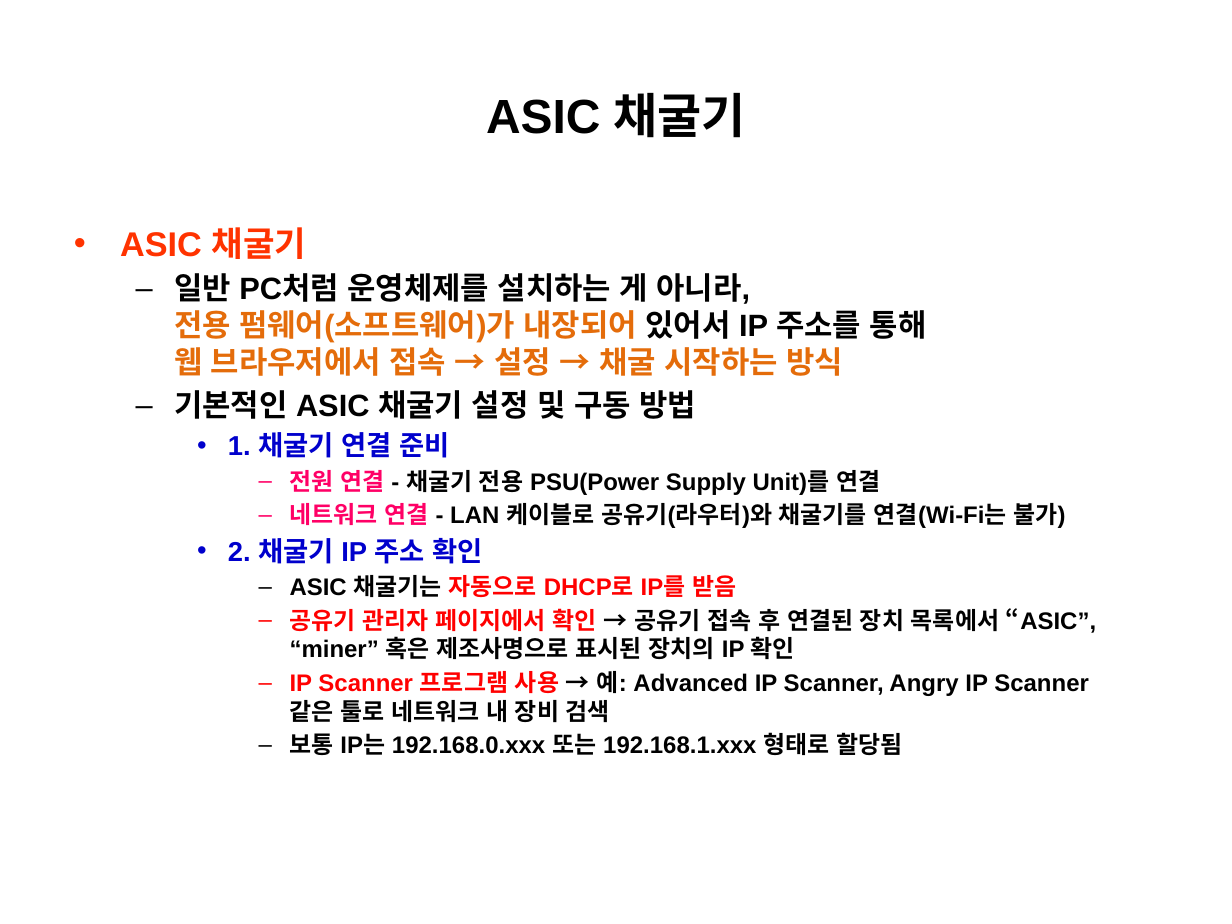
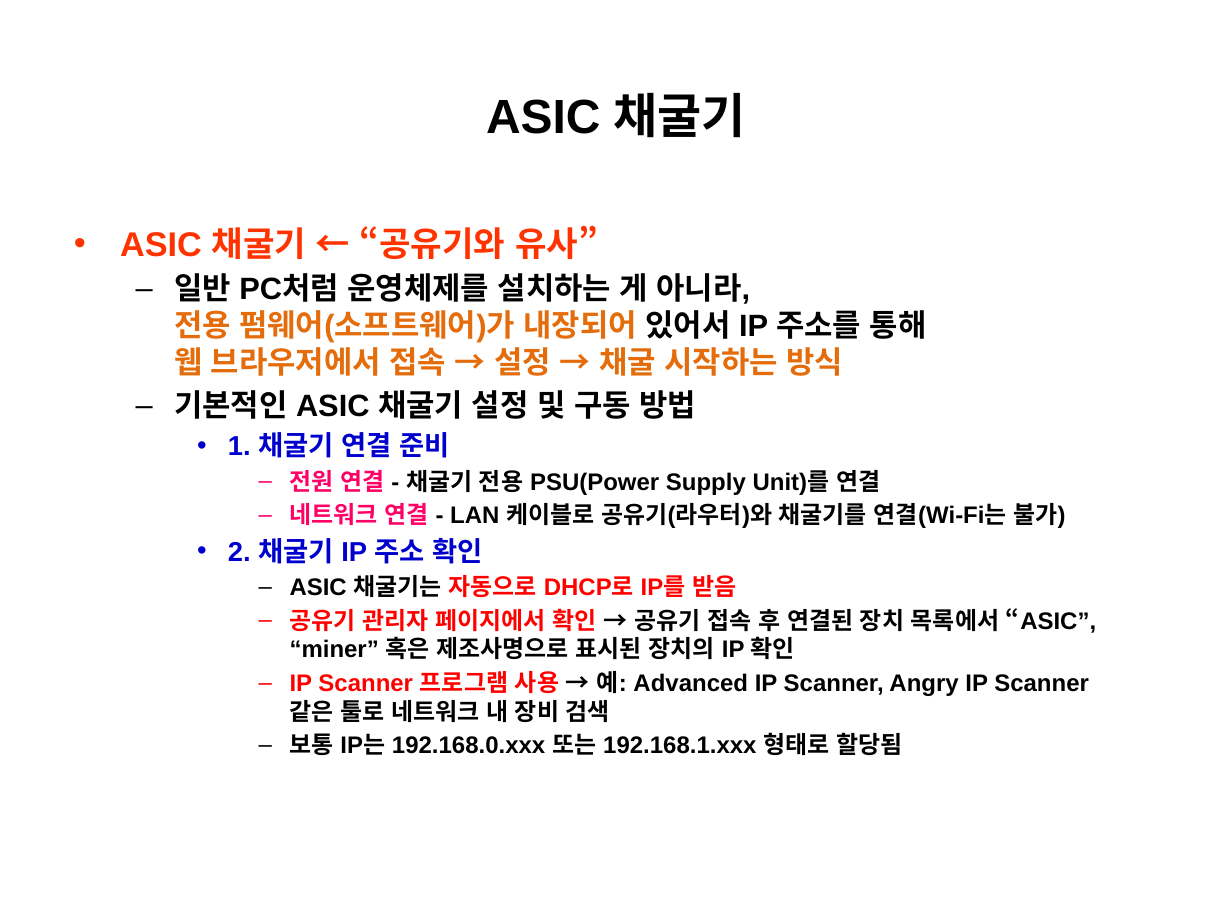
Before and after one commit to park-1927/course, a slide deck: slide 10 of 블록체인/2025-4-디지털 화폐의 분류.pptx (slide 11 before the commit). Drawn at 1232x924 pixels with LibreOffice and Linux fonts; fonts in the diff are those of the drawing. Boxes give left, top, right and bottom in pixels: in the first picture for what was removed or moved away, otherwise in the second. Text is boxed around its words. In the diff, an @@ line names an element or a change of style, - is before the commit and + after.

```diff
--- a/블록체인/2025-4-디지털 화폐의 분류.pptx
+++ b/블록체인/2025-4-디지털 화폐의 분류.pptx
@@ text at (120, 225, 598, 259): text changed @@
-• ASIC 채굴기
+• ASIC 채굴기 ← “공유기와 유사”
```
Also in this commit, not shown: 25 other slides changed, 2 slides added, 2 slides removed, 4 other files.
